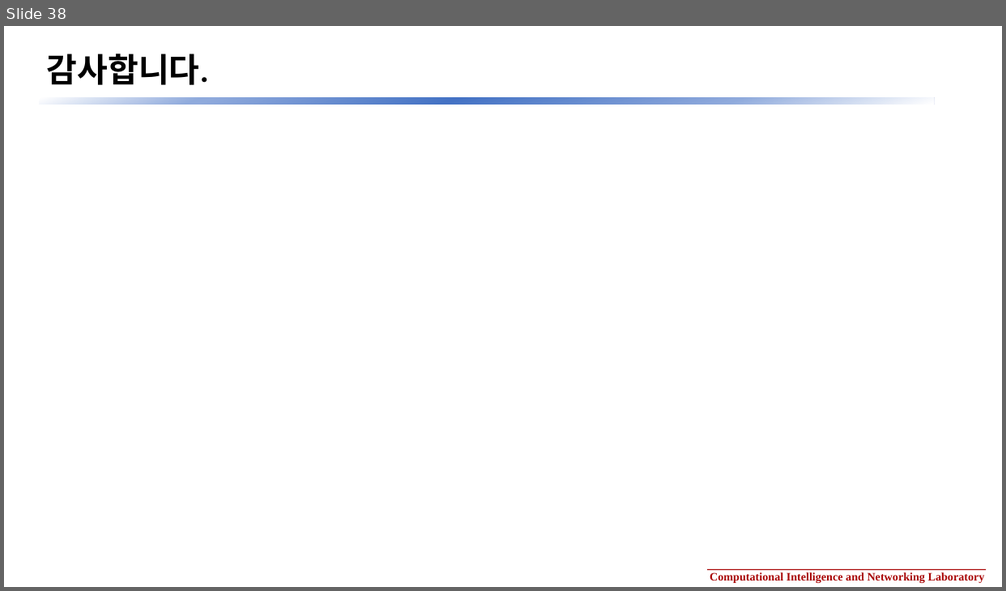
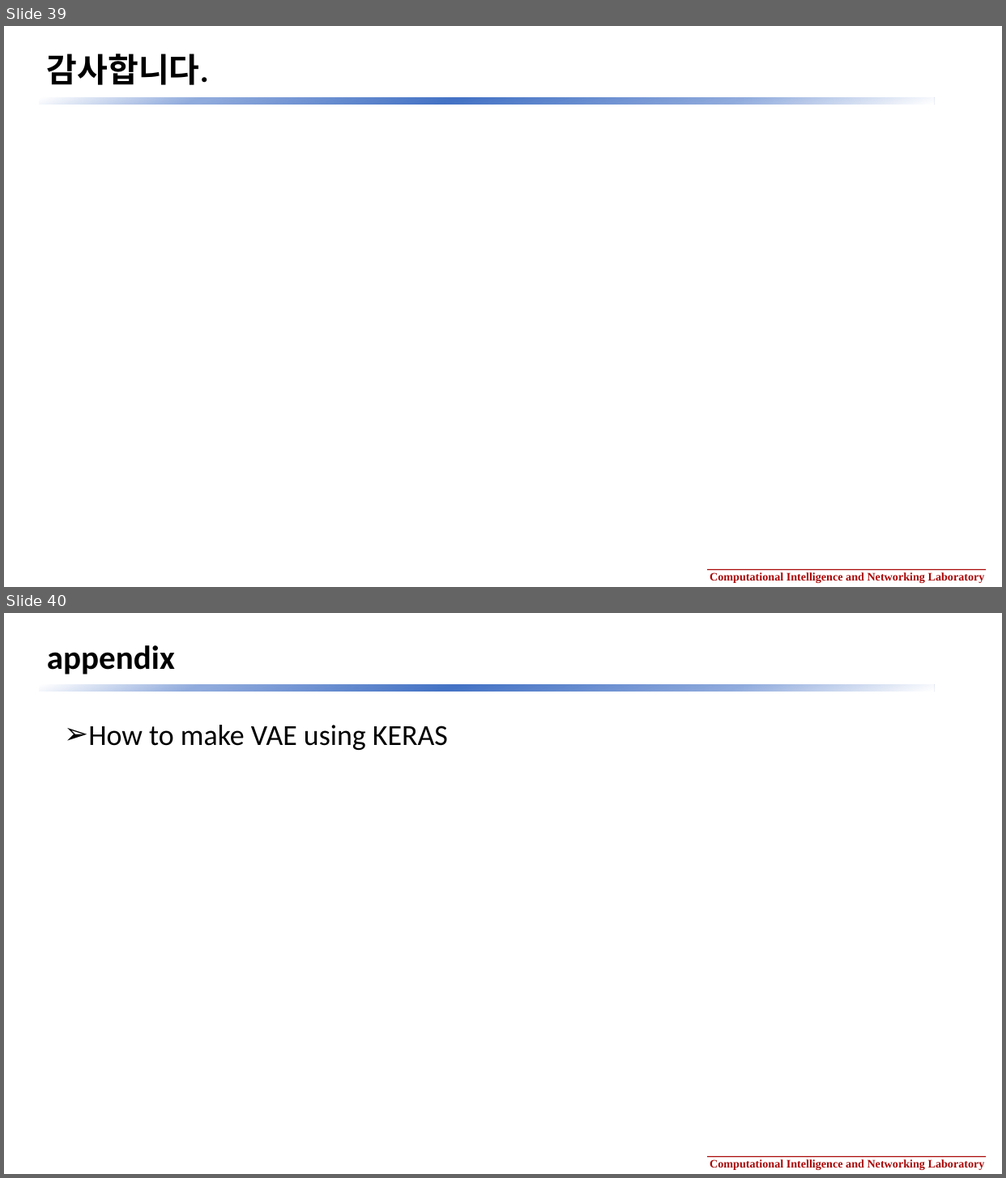
Before and after one commit to gggg8657/study, a slide deck: VAE/machine_learning2_Variational_AutoEncoder.pptx. Shown one above the other, each under a label of ours: slide 38 before the commit, slides 39 and 40 after it. The pictures are 1006x591 and 1006x1178 pixels, drawn with LibreOffice and Linux fonts; fonts in the diff are those of the drawing; background and template pictures are left out. Boxes give left, top, right and bottom in pixels: in the first picture for what was removed or moved away, otherwise in the second. Text is boxed around its words. In the diff, an @@ line names an element or a change of style, - is before the commit and + after.

```diff
--- a/VAE/machine_learning2_Variational_AutoEncoder.pptx
+++ b/VAE/machine_learning2_Variational_AutoEncoder.pptx
@@ slide 40 added at <box>4,613,1002,1174</box>, background #FFFFFF; not listed: 3 template elements that a slide beside it also shows @@
@@ title added at <box>47,645,175,675</box>, 32 pt, text #000000, bold @@
+appendix
@@ text added at <box>88,725,448,750</box>, 28 pt, text #000000 @@
+➢ How to make VAE using KERAS
@@ what was slide 38 is now slide 39 @@
```
Also in this commit, not shown: 6 slides changed, 1 other slide added, 2 other files.
